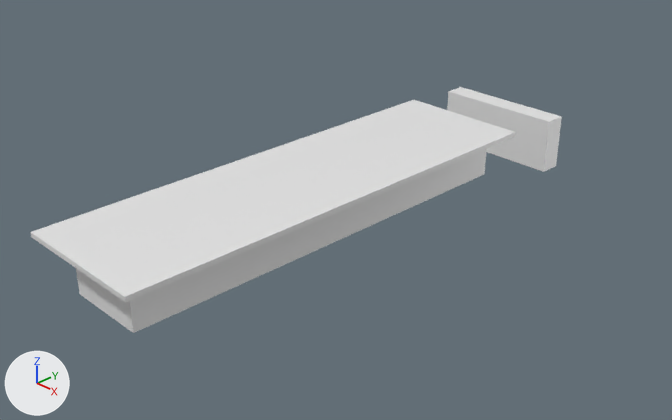
The Blender file untitled.blend as it was, and as the next commit left it.
Camera for both pictures: a 50 mm camera at (0.282, -0.124, 0.174) aimed at (0.048, 0.102, 0.016). Arrows for +X, +Y and +Z are at lower left; the lights stay in place.
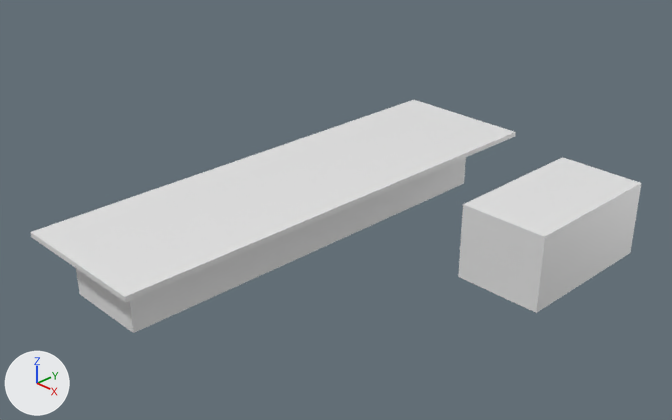
Pixel boxes (x1, y1, x2, y2) of what changed, in the pictures (672 x 420 px):
'Cube.002', moved, rescaled (59% wider, 83% taller)
    before: (447, 87, 562, 172)
    after: (458, 157, 641, 313)
part 1 of me_cube_001, built on
    before: (130, 149, 487, 333)
    after: (130, 158, 466, 333)

Edits to the bpy script that builds the scene:
```text
Change me_cube_001:
    used by ob_cube_001; location = (0.03, 0.1, 0.0125); scale = (0.03, 0.1, 0.0125)
    remove me_cube_001.from_pydata(...)  # 23 vertices, 14 faces; spans x -1.0..1.0, y -1.0..1.0, z -1.0..1.0
    add me_cube_001.from_pydata(...)  # 31 vertices, 19 faces; spans x -1.0..1.0, y -1.0..1.0, z -1.0..1.0
    me_cube_001 part 1
    2 vertices are removed from x -0.67..0.5, y 1.0, z -1.0
    7 faces are deleted
    5 vertices are added at (1.0, 0.85, 0.84), (0.54, 0.85, 0.84), (1.0, 1.0, 0.84), (-0.67, 0.98, 0.84), (0.5, 0.89, 0.84)
    5 new vertices lie (0.0, 1.75, 0.0) away from vertices in x -1.0..0.5, y -0.9, z -1.0..0.84
    12 new faces join them
Change ob_cube_002:
    ob_cube_002.location: (0.03, 0.231, 0.0105) -> (0.1131, 0.1506, 0.014)
    ob_cube_002.scale: (0.03, 0.005, 0.0125) -> (0.0175, 0.0315, 0.015)
```
